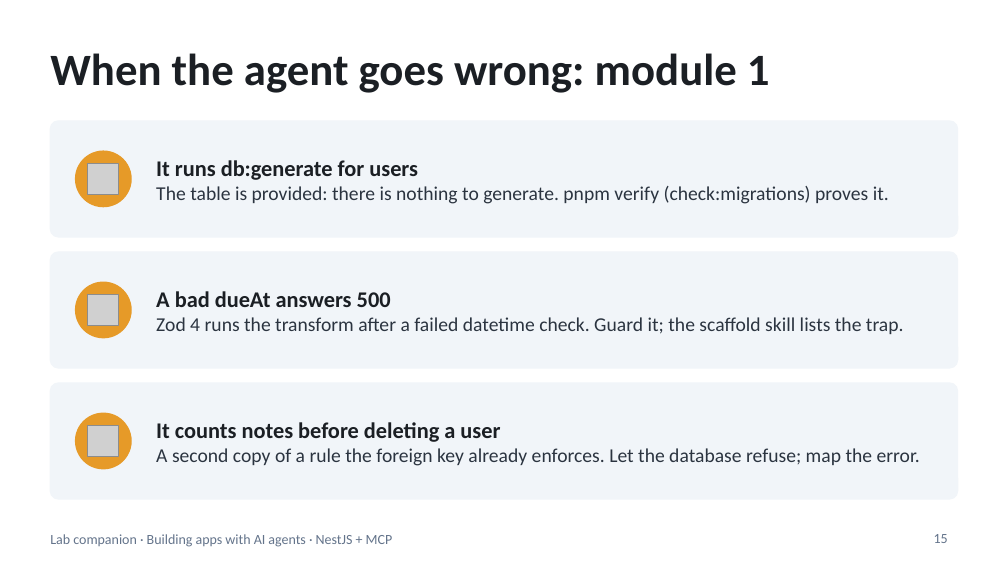
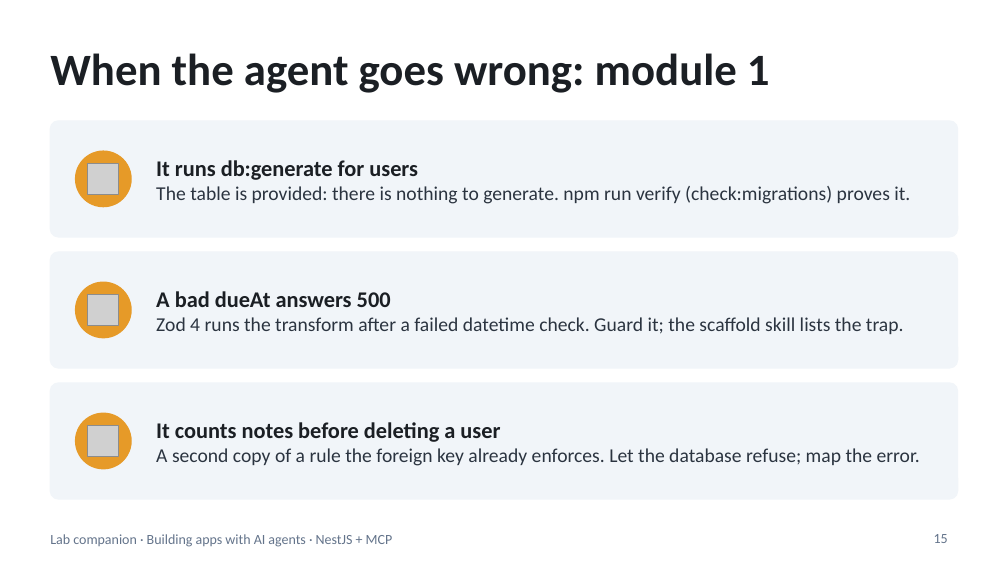
Before and after one commit to blazaga/ai-training-modules, a slide deck: slide 15 of docs/ai-agent-training/slides/lab-companion.pptx. Drawn at 1008x567 pixels with LibreOffice and Linux fonts; fonts in the diff are those of the drawing; grey boxes stand for pictures. Boxes give left, top, right and bottom in pixels: in the first picture for what was removed or moved away, otherwise in the second. Text is boxed around its words. In the diff, an @@ line names an element or a change of style, - is before the commit and + after.

```diff
--- a/docs/ai-agent-training/slides/lab-companion.pptx
+++ b/docs/ai-agent-training/slides/lab-companion.pptx
@@ text at [156, 186, 910, 204]: text changed @@
-The table is provided: there is nothing to generate. pnpm verify (check:migrations) proves it.
+The table is provided: there is nothing to generate. npm run verify (check:migrations) proves it.
```
Also in this commit, not shown: 15 other slides changed, 11 other files.
